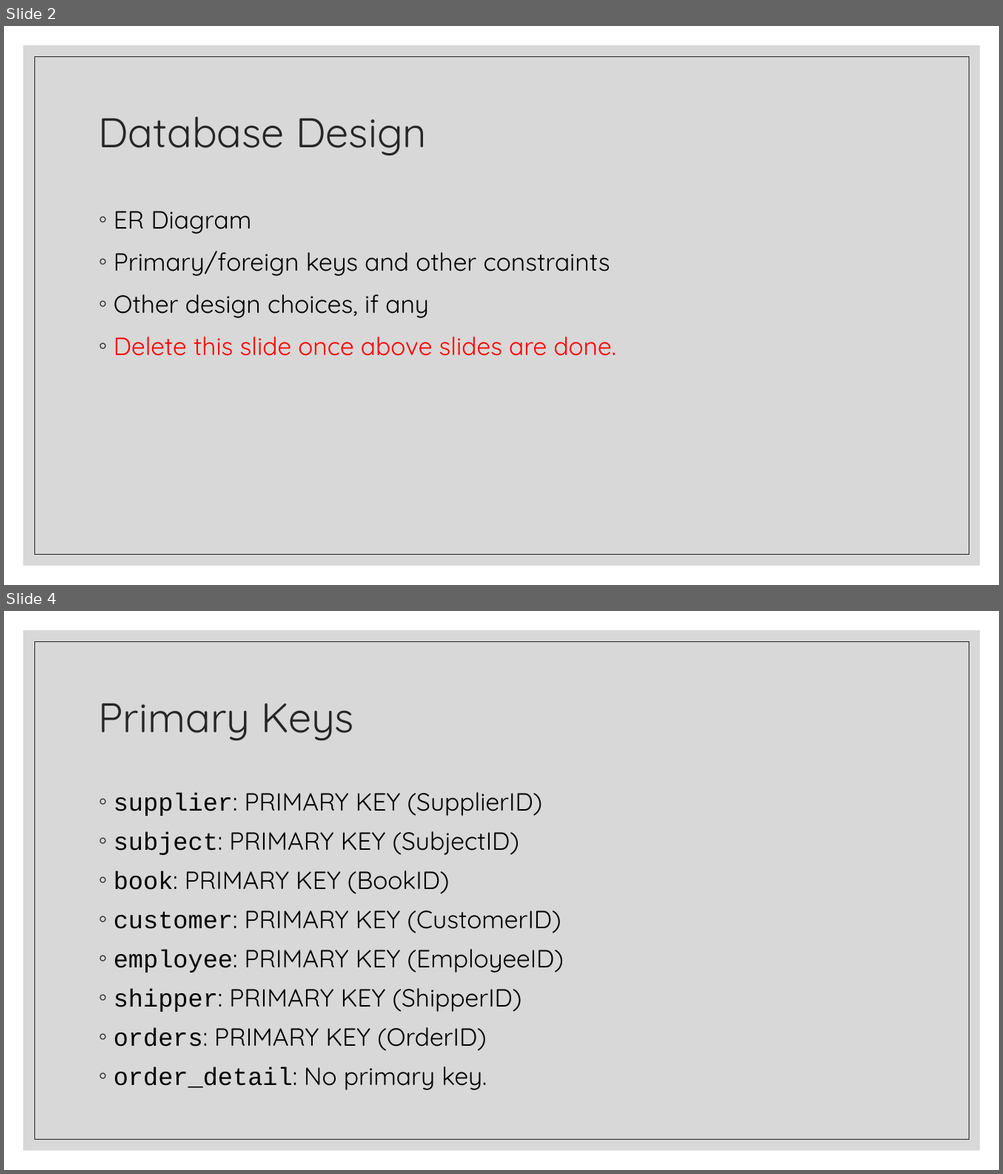
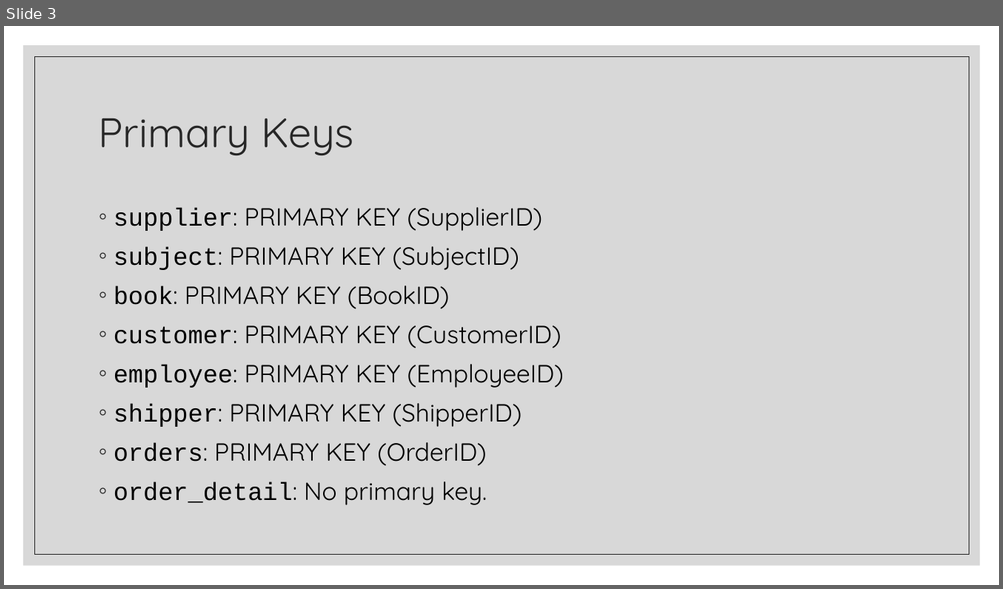
Before and after one commit to COMP-6120/FinalProject, a slide deck: Presentation.pptx. Shown one above the other, each under a label of ours: slides 2 and 4 before the commit, slide 3 after it; the slides between them are not shown. The pictures are 1003x1174 and 1003x589 pixels, drawn with LibreOffice and Linux fonts; fonts in the diff are those of the drawing. Boxes give left, top, right and bottom in pixels: in the first picture for what was removed or moved away, otherwise in the second. Text is boxed around its words. In the diff, an @@ line names an element or a change of style, - is before the commit and + after.

Commit message:
Update er diagram and db design part of presentation

```diff
--- a/Presentation.pptx
+++ b/Presentation.pptx
@@ slide 2 removed at [4,26,999,585], background #FFFFFF; not listed: 2 template elements that a slide beside it also shows @@
@@ title removed at [99,116,427,156] @@
-Database Design
@@ text removed at [114,211,616,356] @@
-◦ ER Diagram
-◦ Primary/foreign keys and other constraints
-◦ Other design choices, if any
-◦ Delete this slide once above slides are done.
@@ what was slide 4 is now slide 3 @@
```
Also in this commit, not shown: 1 slide changed, 2 slides added, 2 other files.
